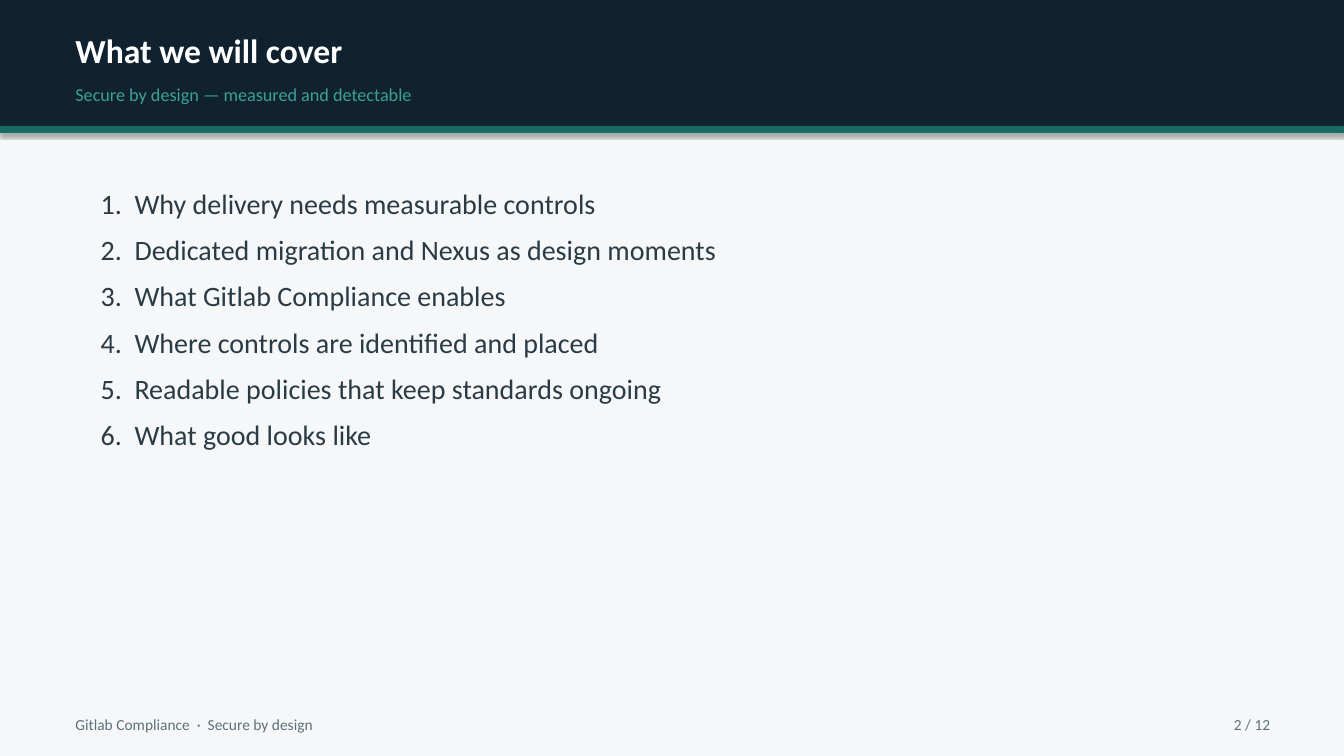
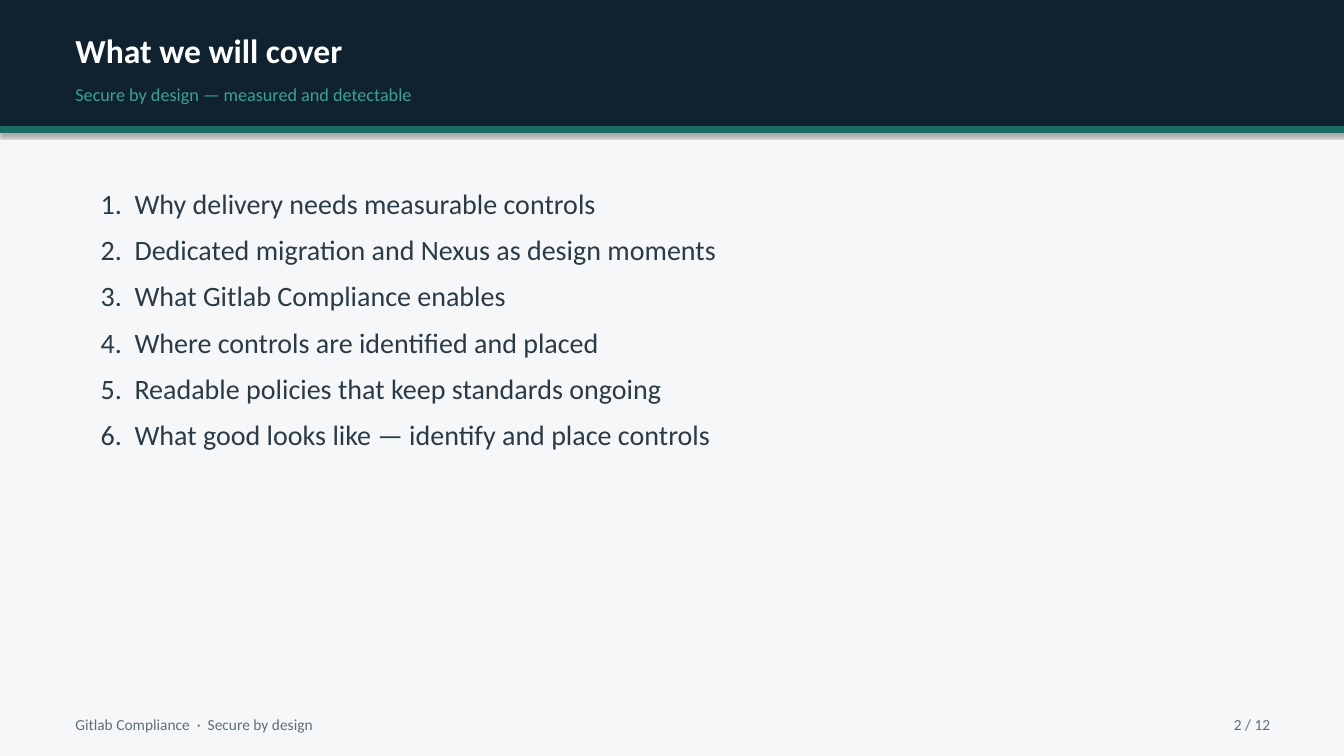
Before and after one commit to MaturityBuilder/gitlab-compliance, a slide deck: slide 2 of docs/presentations/gitlab-compliance-stakeholder-briefing.pptx. Drawn at 1344x756 pixels with LibreOffice and Linux fonts; fonts in the diff are those of the drawing. Boxes give left, top, right and bottom in pixels: in the first picture for what was removed or moved away, otherwise in the second. Text is boxed around its words. In the diff, an @@ line names an element or a change of style, - is before the commit and + after.

```diff
--- a/docs/presentations/gitlab-compliance-stakeholder-briefing.pptx
+++ b/docs/presentations/gitlab-compliance-stakeholder-briefing.pptx
@@ text at (101,425,710,450): text changed @@
-6. What good looks like
+6. What good looks like — identify and place controls
```
Also in this commit, not shown: 10 other slides changed, 2 other files.
